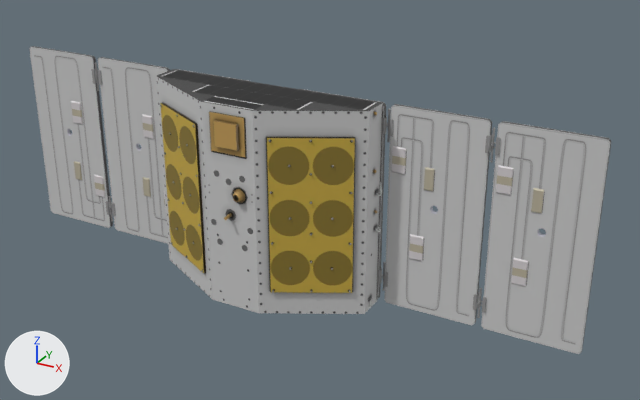
Renders of the glTF model site/models/cygnss.glb from each side of a commit.
Before and after are seen from a camera (50 mm lens) standing at (1.088, -1.68, 0.828) and looking at (0.136, 0.051, -0.037). Lighting does not change. The marker at lower left points along +X, +Y and +Z. The picture after the commit comes second. Where no turn or scale is listed for an object, it has been applied to the vertices. Vertices at exactly the same position are counted once.

The first picture shows 'BUS', 'antenna_screws'.
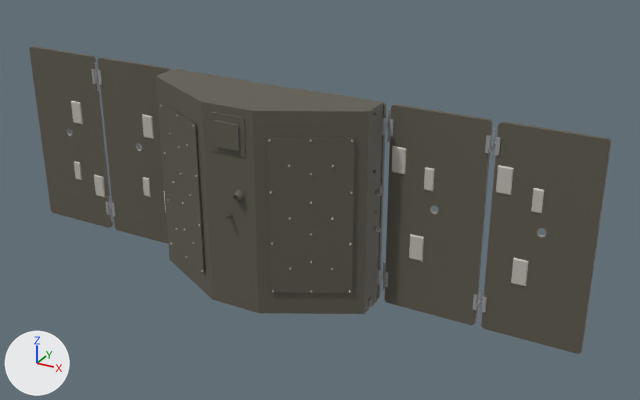
What differs and where, as boxes [x1, y1, x2, y2] in the pictures (640 x 400 px; the box of a moved part takes in the faces that stretch with it):
'BUS', surface changed (darker): [29, 46, 611, 354] in both
part 1 of me_cube_039, moved or reshaped: [98, 58, 389, 244] in both
part 2 of me_cube_039, moved or reshaped: [29, 47, 110, 228] in both

What changed in the scene script:
```text
Change mat_cygnss:
    remove mat_cygnss.texture = img_cygnss_diff
    add mat_cygnss.base_color = (0.112, 0.102, 0.0762)  # brown #5e5a4e
Change me_cube_039:
    where me_cube_039.from_pydata(...)  # 1779 vertices, 3032 faces; spans x -0.8..0.8, y -0.12..0.12, z -0.26..0.26
    used by ob_bus; location = (-0.006, -0.023, -0.029)
    before: 613 (-0.69, 0.1, 0.01) at pixel (70, 133), 614 (-0.68, 0.1, 0.01) at pixel (72, 135), 615 (-0.67, 0.1, 0.01), 617 (-0.67, 0.1, 0.03), 618 (-0.68, 0.1, 0.03)
    before: 619 (-0.69, 0.1, 0.03) at pixel (70, 128), 621 (-0.67, 0.09, 0.01) at pixel (72, 135), 622 (-0.68, 0.09, 0.01) at pixel (70, 136), 623 (-0.69, 0.09, 0.01) at pixel (68, 134), 625 (-0.69, 0.09, 0.03) at pixel (67, 129)
    before: 626 (-0.68, 0.09, 0.03) at pixel (69, 128), 627 (-0.67, 0.09, 0.03) at pixel (71, 130)
    me_cube_039 part 1: 51 of 1779 vertices moved; they spanned x -0.44..0.3, y 0.04..0.11, z -0.06..0.25 and now span x -0.44..0.3, y 0.04..0.11, z -0.06..0.25; mean shift (0.0, 0.0, 0.0); largest move (0.29, 0.09, -0.05) -> (0.3, 0.07, -0.06)
    me_cube_039 part 2
    add for i in [617, 618, 619, 625, 626, 627]: me_cube_039.vertices[i].co += Vector((0.0, 0.0, -0.02))
    add for i in [613, 614, 615, 621, 622, 623]: me_cube_039.vertices[i].co += Vector((0.0, 0.0, 0.02))
```
